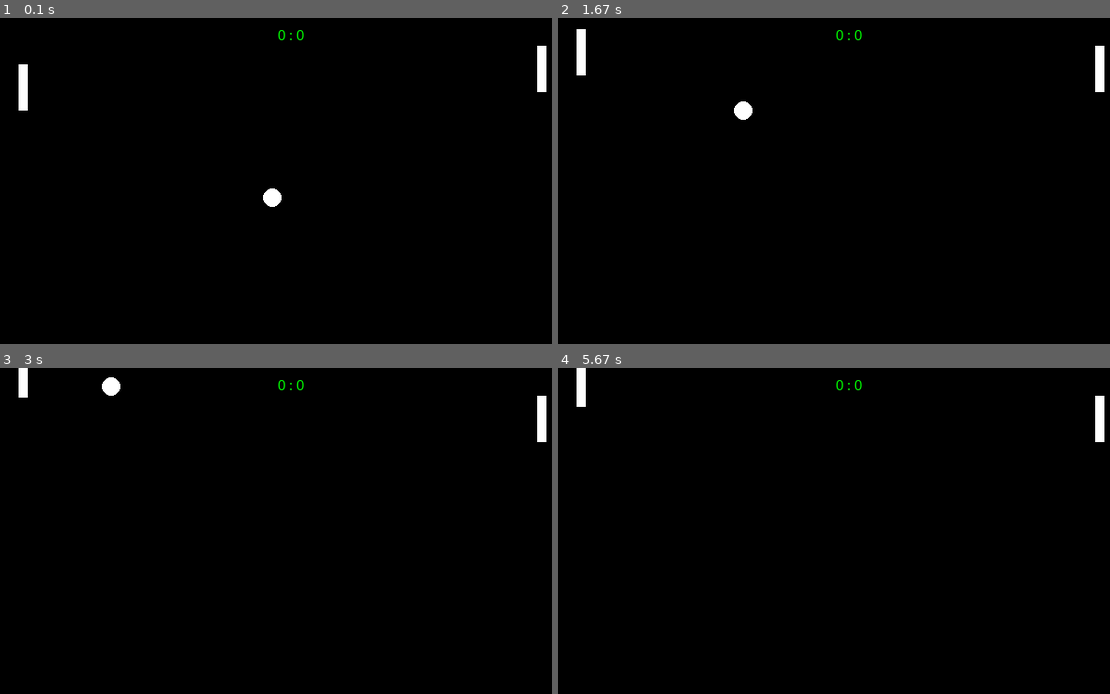
Above: before the commit, frames 1-4 (two rows, left to right).
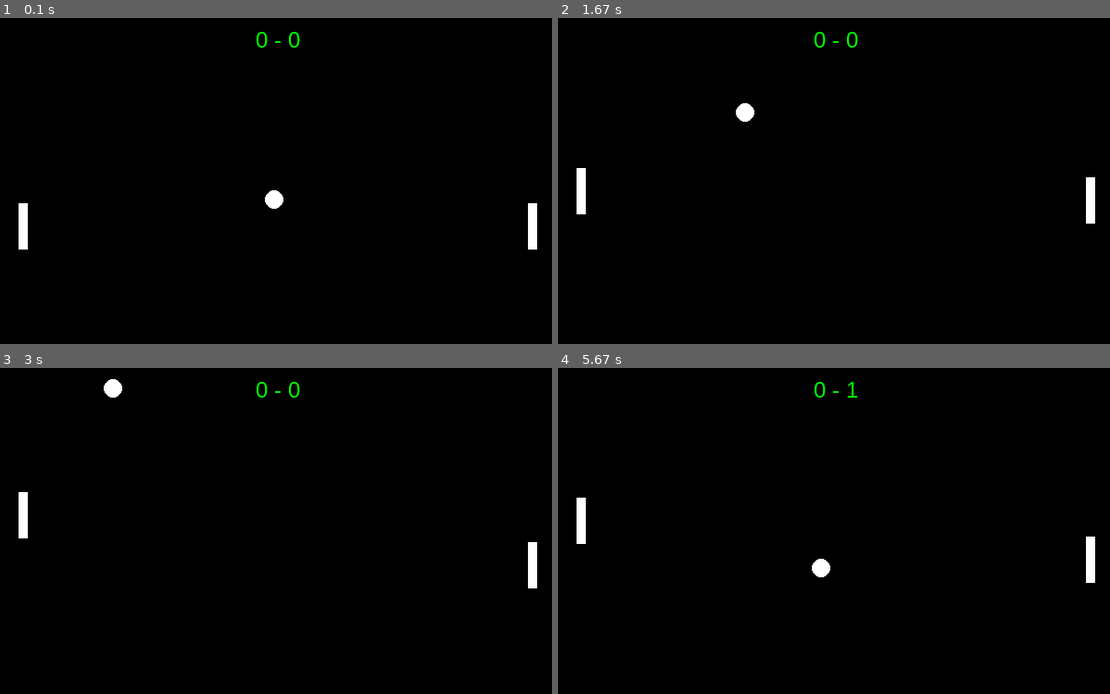
Above: after the commit, the same moments.

Repository: ObsidianWitch/edupr5retro
Game: pygame game, started from pong/main.py
The game is run twice, just before and just after one commit, with the same random seed, the same clock (stepped at 60 frames per second) and the same inputs.
Inputs:
- Up to frame 1 (0.1 s): no input
- Up to frame 2 (1.67 s): hold A 0.33-0.8 s; hold Up 0.33-0.8 s; hold Up 0.83-1.3 s; hold Down 1.33-1.63 s
- Up to frame 3 (3 s): hold Up 1.67-2.03 s; tap A at 1.82, 2.95 s; hold Down 2.07-2.43 s; hold Q 2.47-2.77 s; hold Up 2.47-2.77 s; hold Up from 2.8 s (still down)
- Up to frame 4 (5.67 s): release Up at 3.1 s; hold Down 3.13-3.43 s; hold Up 3.47-3.83 s; hold Down 3.87-4.23 s; tap A at 4.02, 5.08 s; hold Up 4.27-4.57 s; hold Down 4.6-4.9 s; hold Up 4.93-5.3 s; hold Down from 5.33 s (still down)

The runs differ from the first frame. In frame 1, 1.2% of the frame differs, in the area x 3-99%, y 3-72%; in frame 2, 1.2%; in frame 3, 1.1%; in frame 4, 1.2%, in the area x 3-99%, y 0-66%.

Commit message:
pong - working

Diff:
--- a/bouncing_ball/ball.py
+++ b/bouncing_ball/ball.py
@@ -14,8 +14,6 @@
 
         self.outer_circle_color = pygame.Color("blue")
         self.inner_circle_color = pygame.Color("red")
-
-        self.bounce_state = 0
 
     def bounce(self, dx_mul = 1, dy_mul = 1):
         y_collision = (self.y > self.window.height or self.y < 0)
--- /dev/null
+++ b/pong/ball.py
@@ -0,0 +1,38 @@
+import pygame
+
+class Ball:
+    def __init__(self, window):
+        self.window = window
+
+        self.reset()
+
+        self.dx = -2
+        self.dy = -2
+
+        self.radius = 10
+
+    def reset(self):
+        self.x = self.window.width // 2
+        self.y = self.window.height // 2
+        self.outside_reach = False
+
+    def walls_collision(self):
+        if (self.y - self.radius < 0):
+            self.y = self.radius
+            self.dy *= -1
+        if (self.y + self.radius > self.window.height):
+            self.y = self.window.height - self.radius
+            self.dy *= -1
+
+    def update(self):
+        self.x += self.dx
+        self.y += self.dy
+        self.walls_collision()
+
+    def draw(self):
+        pygame.draw.circle(
+            self.window.screen,    # surface
+            pygame.Color("white"), # color
+            (self.x, self.y),      # position
+            self.radius            # radius
+        )
--- a/pong/main.py
+++ b/pong/main.py
@@ -1,129 +1,112 @@
 import pygame
-# Setup
-pygame.init()
 
-# Define some colors
-BLACK = [0, 0, 0]
-WHITE = [255, 255, 255]
-GREEN = [0, 255, 0]
-RED   = [255, 0, 0]
-BLUE  = [0 , 0 , 255]
+from pong.ball import Ball
+from pong.paddle import *
+from shared.window import Window
 
-police = pygame.font.SysFont("arial", 15)
+window = Window(
+    width  = 600,
+    height = 400,
+    title  = "Pong"
+)
 
+def text_centerpos(font, text):
+    return (
+        window.width  // 2 - font.size(text)[0] // 2,
+        window.height // 2 - font.size(text)[1] // 2
+    )
+font1 = pygame.font.SysFont("arial", 24)
+font2 = pygame.font.SysFont("arial", 42)
 
-#fonction dessinant le personnage
-def DrawStriker(x, y):
-   pygame.draw.rect(screen, WHITE, (x,y,stricker_width,stricker_height), 0)
+pygame.mouse.set_visible(0) # hide cursor
 
-def DrawBall(x,y):
-   pygame.draw.circle(screen, WHITE, (x,y),10, 0)
+paddle1 = Paddle(
+    window   = window,
+    position = Position.LEFT
+)
+paddle2 = Paddle(
+    window   = window,
+    position = Position.RIGHT
+)
+ball = Ball(window)
 
+State = Enum("State", "RUNNING P1WIN P2WIN")
+state = State.RUNNING
 
+def game():
+    if state == State.RUNNING: state_running()
+    else: state_end()
 
+def state_running():
+    global state
 
+    # Update
+    keys = pygame.key.get_pressed()
+    paddle1.update(keys)
+    paddle2.update(keys)
+    ball.update()
 
-# Set the width and height of the screen [width,height]
-screeenWidth = 600
-screenHeight = 400
-screen = pygame.display.set_mode((screeenWidth,screenHeight))
+    ## ball x paddles collisions
+    def ball_paddle1_collision():
+        if (ball.x - ball.radius < paddle1.x + paddle1.width):
+            if (ball.y >= paddle1.y) and (ball.y <= paddle1.y + paddle1.height):
+                ball.x = paddle1.x + paddle1.width + ball.radius
+                ball.dx *= -1
+            else: ball.outside_reach = True
 
-pygame.display.set_caption("My Game")
+    def ball_paddle2_collision():
+        if (ball.x + ball.radius > paddle2.x):
+            if (ball.y >= paddle2.y) and (ball.y <= paddle2.y + paddle2.height):
+                ball.x = paddle2.x - ball.radius
+                ball.dx *= -1
+            else: ball.outside_reach = True
 
-# Loop until the user clicks the close button.
-done = False
+    ## Make sure the ball does not bounce once it is beyond the reach of
+    ## a paddle.
+    if not ball.outside_reach:
+        ball_paddle1_collision()
+        ball_paddle2_collision()
 
-# Used to manage how fast the screen updates
-clock = pygame.time.Clock()
+    ## Edges collision
+    if (ball.x + 2*ball.radius < 0):
+        paddle2.score += 1
+        ball.reset()
+    if (ball.x - 2*ball.radius > window.width):
+        paddle1.score += 1
+        ball.reset()
 
-# Hide the mouse cursor
-pygame.mouse.set_visible(0)
+    ## State
+    if   paddle1.score == 3: state = State.P1WIN
+    elif paddle2.score == 3: state = State.P2WIN
 
-# Speed in pixels per frame
+    # Draw
+    window.screen.fill(pygame.Color("black"))
+    paddle1.draw()
+    paddle2.draw()
+    ball.draw()
 
+    score_text = f"{paddle1.score} - {paddle2.score}"
+    score_surface = font1.render(
+        score_text,           # text
+        True,                 # antialias
+        pygame.Color("green") # color
+    )
+    window.screen.blit(
+        score_surface,
+        (text_centerpos(font1, score_text)[0], 10)
+    )
 
-# Current position
+def state_end():
+    win_text = f"JOUEUR {state.value - 1} GAGNANT"
+    win_surface = font2.render(
+        win_text,               # text
+        True,                   # antialias
+        pygame.Color("yellow"), # color
+        pygame.Color("red")     # background color
+    )
+    window.screen.blit(
+        win_surface,
+        text_centerpos(font2, win_text)
+    )
 
-stricker_height = 50
-stricker_dist   = 20  # distance au bord de la raquette
-stricker_width  = 10  # epaisseur de la raquette
-
-striker_1_x = stricker_dist
-striker_1_y = 50
-
-striker_2_x = screeenWidth - stricker_dist
-striker_2_y = 30
-
-ball_x = int(screeenWidth / 2)
-ball_y = int(screenHeight / 2)
-ball_speed_x = -2
-ball_speed_y = -2
-ball_radius  = 10
-
-score_player1 = 0
-score_player2 = 0
-
-# -------- Main Program Loop -----------
-while not done:
-   event = pygame.event.Event(pygame.USEREVENT)   # Remise à zero de la variable event
-
-   # récupère la liste des touches claviers appuyeées sous la forme liste bool
-   pygame.event.pump()
-
-   for event in pygame.event.get():
-      if event.type == pygame.QUIT:
-         done = True
-
-   KeysPressed = pygame.key.get_pressed()
-
-   if KeysPressed[pygame.K_UP]:
-       striker_1_y -= 2
-
-   if KeysPressed[pygame.K_DOWN]:
-       striker_1_y += 2
-
-
-
-    # LOGIQUE
-    # Move the object according to the speed vector.
-   ball_x += ball_speed_x
-   ball_y += ball_speed_y
-
-   if ( ball_y < ball_radius ):
-       ball_y = ball_radius
-       ball_speed_y *= -1
-
-   # collision avec le palet de gauche
-   if ( ball_x - ball_radius  <  stricker_dist + stricker_width ):
-       if ( ( ball_y > striker_1_y  ) and (ball_y  <  striker_1_y + stricker_height) ):
-          ball_x = stricker_dist + stricker_width + ball_radius
-          ball_speed_x *= -1
-
-
-
-
-    # DESSIN
-
-    # First, clear the screen to WHITE. Don't put other drawing commands
-    # above this, or they will be erased with this command.
-   screen.fill(BLACK)
-
-   DrawStriker(striker_1_x, striker_1_y)
-   DrawStriker(striker_2_x, striker_2_y)
-   DrawBall(ball_x,ball_y)
-
-   #  dessine le texte dans une zone de rendu à part
-   zone = police.render( str(score_player1)+" : " + str(score_player2), True, GREEN)
-   # affiche la zone de rendu aus dessus de fenetre de jeu
-   screen.blit(zone,(300,10))
-
-
-
-    # Go ahead and update the screen with what we've drawn.
-   pygame.display.flip()
-
-    # Limit frames per second
-   clock.tick(30)
-
-# Close the window and quit.
-pygame.quit()
+window.loop(game)
--- /dev/null
+++ b/pong/paddle.py
@@ -0,0 +1,48 @@
+from enum import Enum
+import pygame
+
+Position = Enum("Position", "LEFT RIGHT")
+
+class Paddle:
+    def __init__(self, window, position):
+        self.window = window
+
+        self.width  = 10
+        self.height = 50
+        self.offset = 20
+
+        self.position = position
+        if position == Position.LEFT:
+            self.x = self.offset
+        elif position == Position.RIGHT:
+            self.x = window.width - self.width - self.offset
+        self.y = window.height // 2
+
+        self.dy = 2
+
+        self.score = 0
+
+    def move(self, keys):
+        if self.position == Position.LEFT:
+            if keys[pygame.K_UP]:   self.y -= self.dy
+            if keys[pygame.K_DOWN]: self.y += self.dy
+        elif self.position == Position.RIGHT:
+            if keys[pygame.K_a]: self.y -= self.dy
+            if keys[pygame.K_q]: self.y += self.dy
+
+    def walls_collision(self):
+        if self.y - self.dy < 0:
+            self.y = 0
+        if self.y + self.height + self.dy > self.window.height:
+            self.y = self.window.height - self.height
+
+    def update(self, keys):
+        self.move(keys)
+        self.walls_collision()
+
+    def draw(self):
+        pygame.draw.rect(
+            self.window.screen,                       # surface
+            pygame.Color("white"),                    # color
+            (self.x, self.y, self.width, self.height) # rect
+        )
--- a/shared/window.py
+++ b/shared/window.py
@@ -13,9 +13,12 @@
 
         self.clock = pygame.time.Clock()
 
+        self.events = []
+
     def loop(self, instructions):
         while 1:
-            for event in pygame.event.get():
+            self.events = pygame.event.get()
+            for event in self.events:
                 if event.type == pygame.QUIT: sys.exit()
 
             instructions()
